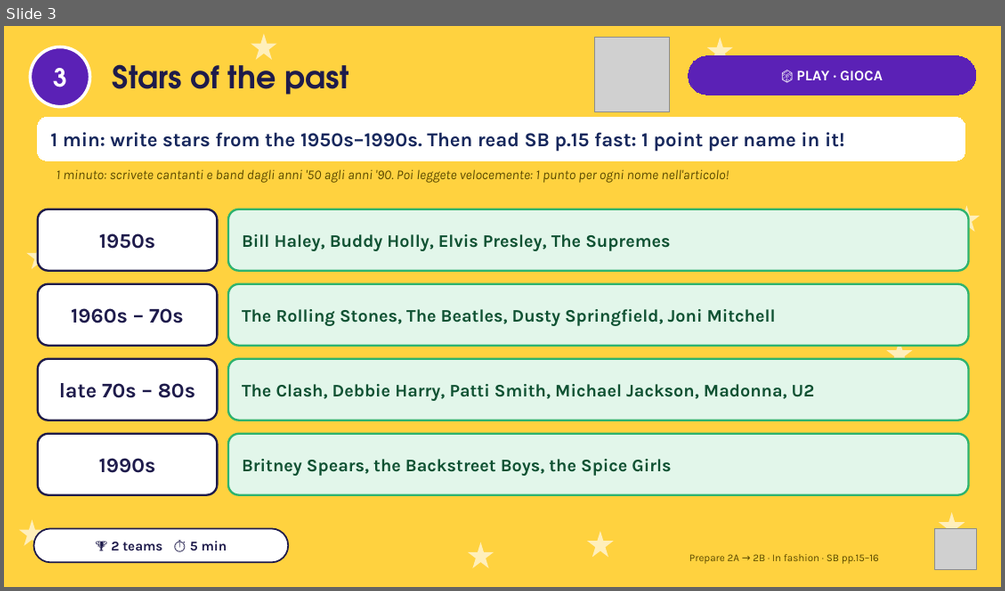
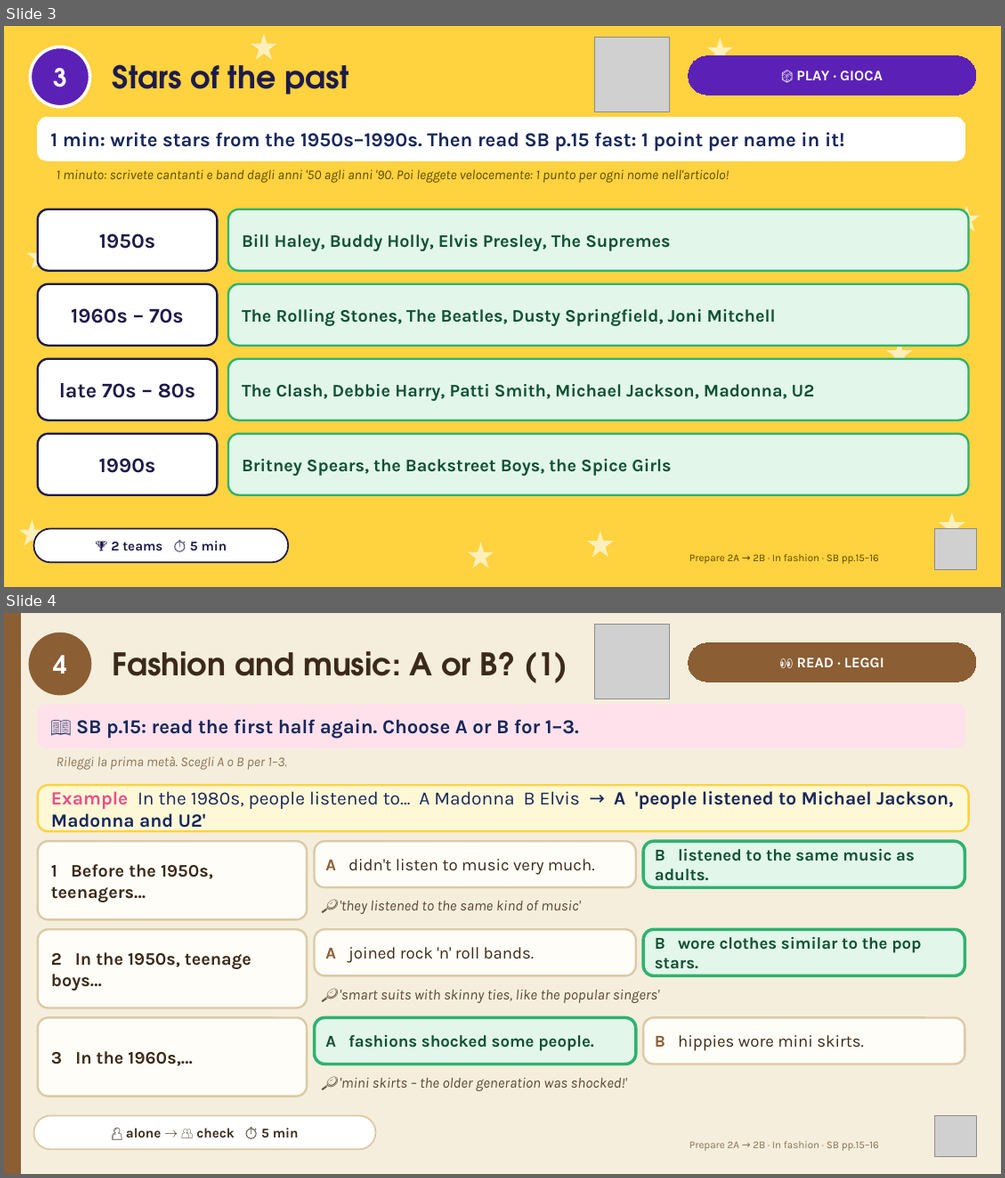
Before and after one commit to londonlanguageschool/Bagheria-, a slide deck: materials/PREP/PREP_2A-2B_In_fashion_then_and_now.pptx. Shown one above the other, each under a label of ours: slide 3 before the commit, slides 3 and 4 after it. The pictures are 1005x591 and 1005x1178 pixels, drawn with LibreOffice and Linux fonts; fonts in the diff are those of the drawing; grey boxes stand for pictures. Boxes give left, top, right and bottom in pixels: in the first picture for what was removed or moved away, otherwise in the second. Text is boxed around its words. In the diff, an @@ line names an element or a change of style, - is before the commit and + after.

```diff
--- a/materials/PREP/PREP_2A-2B_In_fashion_then_and_now.pptx
+++ b/materials/PREP/PREP_2A-2B_In_fashion_then_and_now.pptx
@@ slide 4 added at <box>4,613,1001,1174</box>, background #F5EEDD @@
@@ rectangle added at <box>4,613,20,1174</box>, fill #8B5E34, outline #8B5E34 1 pt @@
@@ ellipse added at <box>30,634,90,694</box>, fill #8B5E34, outline #8B5E34 3 pt, 24 pt, text #FFFFFF, bold @@
+4
@@ picture added at <box>595,625,670,699</box> @@
@@ text added at <box>113,651,568,683</box>, 30 pt, text #3B2A1A, bold @@
+Fashion and music: A or B? (1)
@@ rounded rectangle added at <box>688,643,976,682</box>, fill #8B5E34, outline #8B5E34 0.75 pt, 14 pt, text #FFFFFF, bold @@
+👀 READ · LEGGI
@@ rounded rectangle added at <box>38,705,965,747</box>, fill #FFE1EC, outline #FFE1EC 0.75 pt, 19 pt, text #16275C, bold @@
+📖 SB p.15: read the first half again. Choose A or B for 1–3.
@@ text added at <box>57,756,286,770</box>, 13 pt, text #8B7355, italic @@
+Rileggi la prima metà. Scegli A o B per 1–3.
@@ rounded rectangle added at <box>38,785,969,831</box>, fill #FFF8D6, outline #FFD23F 2 pt, 18 pt, text #16275C, bold @@
+Example In the 1980s, people listened to… A Madonna B Elvis → A 'people listened to Michael Jackson, Madonna and U2'
@@ rounded rectangle added at <box>38,841,307,919</box>, fill #FFFDF7, outline #DCC9A6 2 pt, 17 pt, text #3B2A1A, bold @@
+1 Before the 1950s, teenagers…
@@ rounded rectangle added at <box>315,841,636,887</box>, fill #FFFDF7, outline #DCC9A6 2 pt, 16 pt, text #3B2A1A @@
+A didn't listen to music very much.
@@ rounded rectangle added at <box>643,841,965,887</box>, fill #E2F6EA, outline #2DB36F 3 pt, 16 pt, text #0F5132, bold @@
+B listened to the same music as adults.
@@ rounded rectangle added at <box>315,891,965,920</box>, fill #F5EEDD, outline #F5EEDD 2 pt, 14 pt, text #5B4630, italic @@
+🔎 'they listened to the same kind of music'
@@ rounded rectangle added at <box>38,929,307,1008</box>, fill #FFFDF7, outline #DCC9A6 2 pt, 17 pt, text #3B2A1A, bold @@
+2 In the 1950s, teenage boys…
@@ rounded rectangle added at <box>315,929,636,976</box>, fill #FFFDF7, outline #DCC9A6 2 pt, 16 pt, text #3B2A1A @@
+A joined rock 'n' roll bands.
@@ rounded rectangle added at <box>643,929,965,976</box>, fill #E2F6EA, outline #2DB36F 3 pt, 16 pt, text #0F5132, bold @@
+B wore clothes similar to the pop stars.
@@ rounded rectangle added at <box>315,979,965,1008</box>, fill #F5EEDD, outline #F5EEDD 2 pt, 14 pt, text #5B4630, italic @@
+🔎 'smart suits with skinny ties, like the popular singers'
@@ rounded rectangle added at <box>38,1018,307,1096</box>, fill #FFFDF7, outline #DCC9A6 2 pt, 17 pt, text #3B2A1A, bold @@
+3 In the 1960s,…
@@ rounded rectangle added at <box>315,1018,636,1064</box>, fill #E2F6EA, outline #2DB36F 3 pt, 16 pt, text #0F5132, bold @@
+A fashions shocked some people.
@@ rounded rectangle added at <box>643,1018,965,1064</box>, fill #FFFDF7, outline #DCC9A6 2 pt, 16 pt, text #3B2A1A @@
+B hippies wore mini skirts.
@@ rounded rectangle added at <box>315,1067,965,1097</box>, fill #F5EEDD, outline #F5EEDD 2 pt, 14 pt, text #5B4630, italic @@
+🔎 'mini skirts – the older generation was shocked!'
@@ rounded rectangle added at <box>34,1116,376,1149</box>, fill #FFFFFF, outline #DCC9A6 1.5 pt, 13 pt, text #3B2A1A, bold @@
+👤 alone → 👥 check ⏱ 5 min
@@ picture added at <box>935,1116,976,1157</box> @@
@@ text added at <box>689,1141,879,1151</box>, 10 pt, text #8B7355 @@
+Prepare 2A → 2B · In fashion · SB pp.15–16
```
Also in this commit, not shown: 9 slides changed, 1 other slide added, 1 slide removed.
